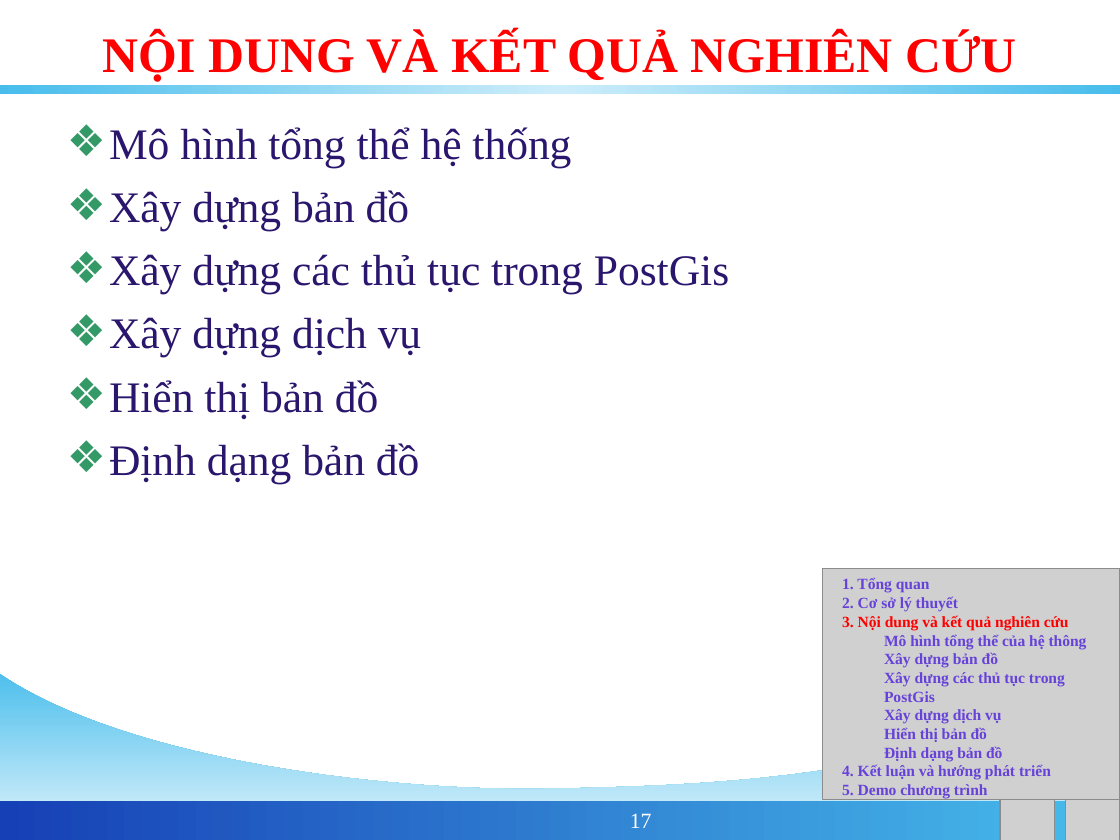
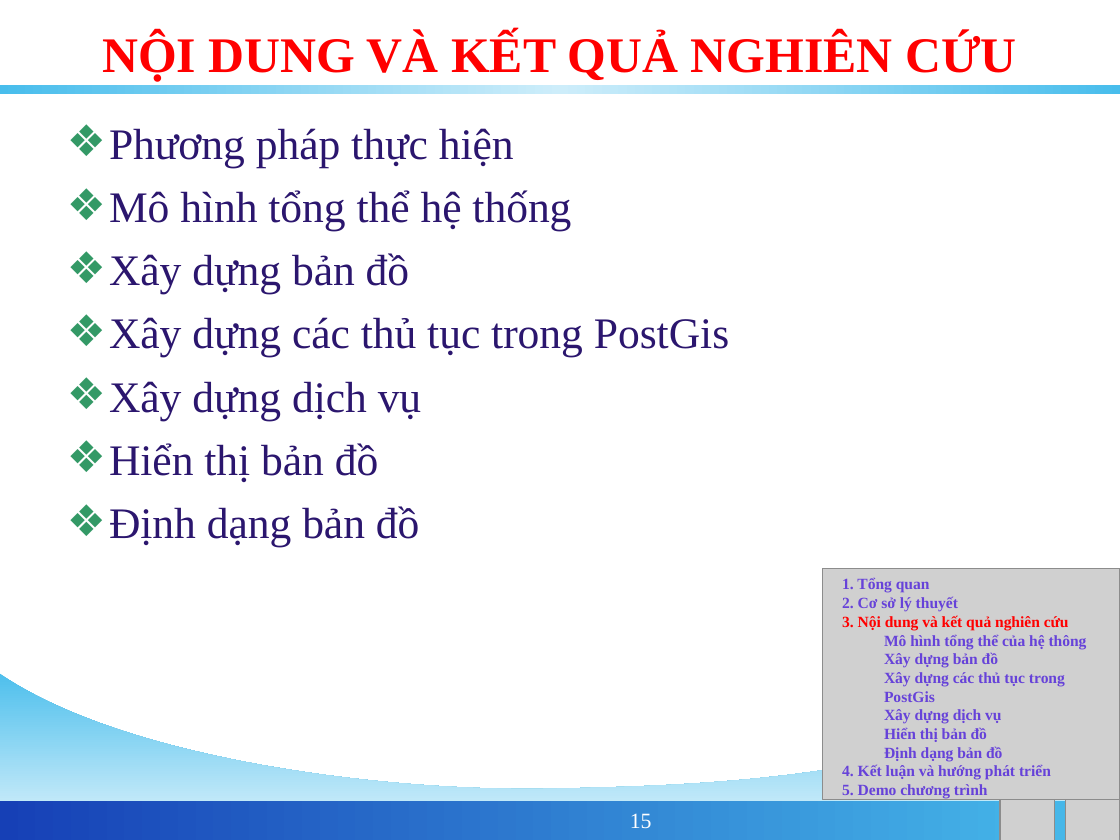
Before and after one commit to phamngsinh/cantho-webgis, a slide deck: slide 15 of Document/Bao Cao/BaoCaoLuanVan.ppt (slide 17 before the commit). Drawn at 1120x840 pixels with LibreOffice and Linux fonts; fonts in the diff are those of the drawing; grey boxes stand for pictures; background and template pictures are left out. Boxes give left, top, right and bottom in pixels: in the first picture for what was removed or moved away, otherwise in the second. Text is boxed around its words. In the diff, an @@ line names an element or a change of style, - is before the commit and + after.

```diff
--- a/Document/Bao Cao/BaoCaoLuanVan.ppt
+++ b/Document/Bao Cao/BaoCaoLuanVan.ppt
@@ text at (x1=109, y1=128, x2=514, y2=167): paragraph added @@
+❖ Phương pháp thực hiện
@@ page number at (x1=630, y1=813, x2=652, y2=829): text changed @@
-17
+15
```
Also in this commit, not shown: 7 other slides changed, 1 slide added, 2 slides removed.
